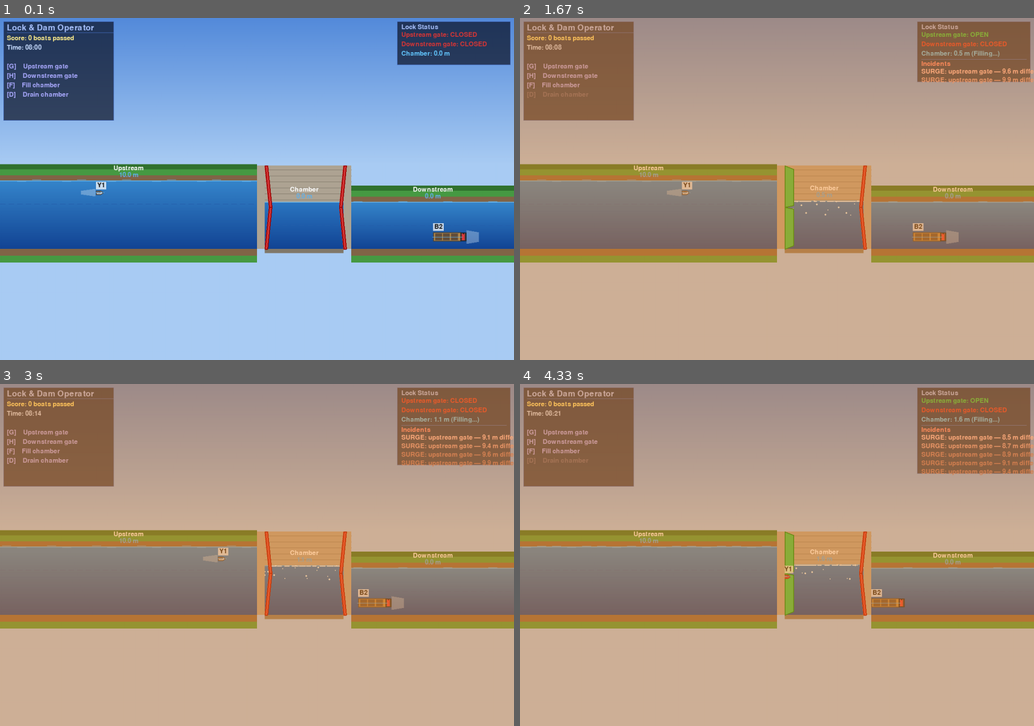
Above: before the commit, frames 1-4 (two rows, left to right).
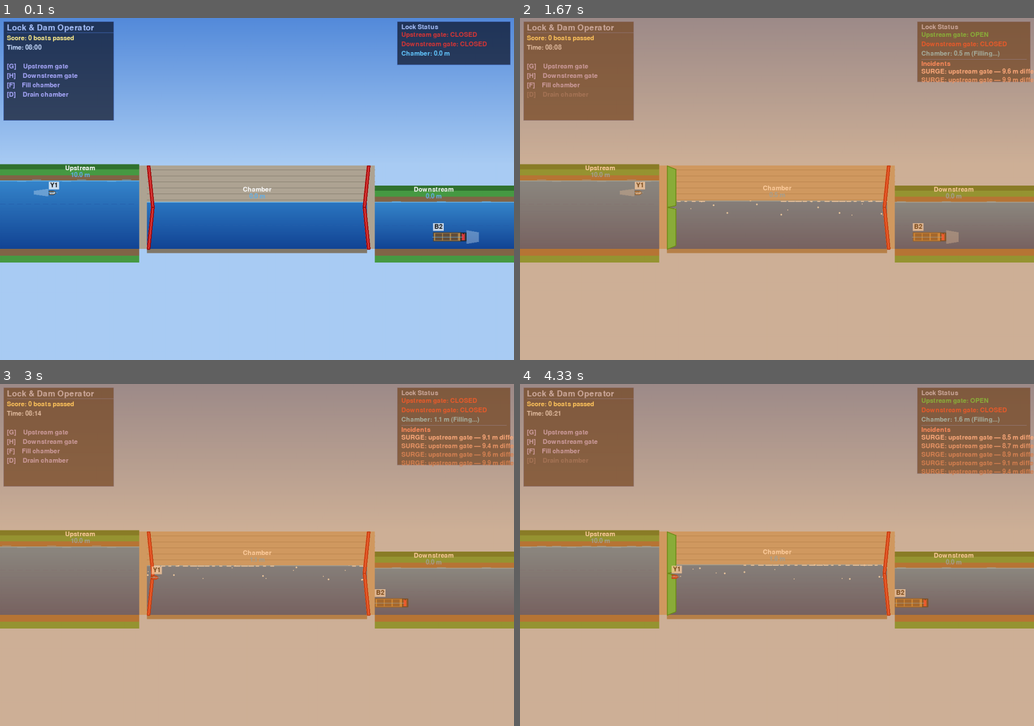
Above: after the commit, the same moments.

Repository: roadwarrior99/lock-simulator
Game: pygame game, started from game.py
Two runs of this game, one before a commit and one after it. Both use one fixed random seed, a clock stepped at 60 frames per second and the inputs below.
Inputs:
- Up to frame 1 (0.1 s): no input
- Up to frame 2 (1.67 s): tap F at 0.33 s; tap G at 0.67, 1, 1.4 s
- Up to frame 3 (3 s): tap G at 1.7, 1.9, 2.23, 2.53, 2.73 s; tap F at 1.98 s
- Up to frame 4 (4.33 s): tap G at 3.03, 3.3, 3.63, 3.93, 4.07 s; tap F at 3.38 s

The runs differ from the first frame. In frame 1, 6.3% of the frame differs, in the area x 6-97%, y 42-72%; in frame 2, 6.1%; in frame 3, 5.8%; in frame 4, 6.2%.

Commit message:
steamboat

Diff:
--- a/boat.py
+++ b/boat.py
@@ -52,3 +52,7 @@
 class Barge(Boat):
     def __init__(self, name, length=60):
         super().__init__(name, length, 10, 3, "barge")
+
+class PaddleBoat(Boat):
+    def __init__(self, name):
+        super().__init__(name, 35, 12, 2.5, "paddleboat")
--- a/game.py
+++ b/game.py
@@ -3,7 +3,7 @@
 import math
 import random
 from lock_and_dam import LockAndDam
-from boat import Yacht, Barge, Kayak
+from boat import Yacht, Barge, Kayak, PaddleBoat
 from waterway import Canal
 
 
@@ -63,6 +63,7 @@
             "Yacht": (230, 230, 230),
             "Barge": (175, 135,  75),
             "Kayak": (235,  95,  35),
+            "PaddleBoat": (180, 60, 60),
         }
 
         # ── Simulation ────────────────────────────────────────────────────────
@@ -70,8 +71,8 @@
         self.canal     = Canal("Main Canal")
         self.agents    = []
 
-        self.lock_start = 500    # upstream gate (sim coords)
-        self.lock_end   = 700    # downstream gate
+        self.lock_start = 250    # upstream gate (sim coords)
+        self.lock_end   = 750    # downstream gate
 
         # ── Shore-view layout constants ───────────────────────────────────────
         # sim x ∈ [0, 1000]  →  screen x ∈ [50, 1150]
@@ -104,7 +105,7 @@
         self.fnt_sm = pygame.font.Font(None, 22)
 
         # Seed two initial boats
-        self._spawn_boat( 1, 150)
+        self._spawn_boat( 1,  50)
         self._spawn_boat(-1, 880)
 
     # ── Coordinate helpers ────────────────────────────────────────────────────
@@ -312,10 +313,10 @@
                 self._draw_boat_shore(ag, up_y, dn_y, lk_y, lk_sx, lk_ex)
 
         # Water level labels
-        self._wl_label(lk_sx // 2, up_y, "Upstream", self.lock_dam.upstream_level)
-        self._wl_label(lk_ex + (self.width - lk_ex) // 2, dn_y,
+        self._wl_label((self._sx_offset + lk_sx) // 2, up_y, "Upstream", self.lock_dam.upstream_level)
+        self._wl_label((lk_ex + self._sx(1000)) // 2, dn_y,
                        "Downstream", self.lock_dam.downstream_level)
-        self._wl_label(lk_sx + lk_w // 2, lk_y,
+        self._wl_label((lk_sx + lk_ex) // 2, lk_y,
                        "Chamber", self.lock_dam.lock_chamber_level)
 
     def _draw_miter_gate(self, gate_x, wall_top, floor_y, is_open, faces_right):
@@ -473,6 +474,68 @@
                 # Nav light on tug
                 pygame.draw.circle(self.screen, self.WHITE, (tx + tug_w//2, ty_tug), 2)
 
+        elif vtype == "paddleboat":
+            # Chunky rectangular hull with rounded bow
+            bow_w = max(10, bw // 4)
+            if ag.direction == 1:
+                pts = [(bx, ty), (bx + bw - bow_w, ty), (bx + bw, hull_y), (bx + bw - bow_w, by), (bx, by)]
+            else:
+                pts = [(bx + bow_w, ty), (bx + bw, ty), (bx + bw, by), (bx + bow_w, by), (bx, hull_y)]
+            pygame.draw.polygon(self.screen, hull_col, pts)
+            pygame.draw.polygon(self.screen, outline,  pts, 2)
+
+            # Cabin - large and central
+            cab_w, cab_h = bw // 1.5, bh - 6
+            cx_off = (bw - cab_w) // 2
+            pygame.draw.rect(self.screen, self._dim((220, 210, 190), mult), (bx + cx_off, hull_y - cab_h // 2, cab_w, cab_h))
+            pygame.draw.rect(self.screen, outline, (bx + cx_off, hull_y - cab_h // 2, cab_w, cab_h), 1)
+
+            # Windows (glowing at night)
+            win_col = (255, 240, 150) if is_dark else self._dim((100, 150, 200), mult)
+            for i in range(4):
+                wx = bx + cx_off + 4 + i * (cab_w - 8) // 4
+                pygame.draw.rect(self.screen, win_col, (wx, hull_y - cab_h // 2 + 3, (cab_w - 12) // 4, cab_h - 6))
+
+            # Paddle wheel in the back
+            wheel_w, wheel_h = max(12, bw // 6), bh + 4
+            if ag.direction == 1:
+                wx = bx - wheel_w + 2
+            else:
+                wx = bx + bw - 2
+
+            # Animation for wheel
+            wheel_rot = self.time * 8 if ag.is_moving else 0
+            wheel_col = self._dim((80, 40, 20), mult)
+            pygame.draw.rect(self.screen, wheel_col, (wx, hull_y - wheel_h // 2, wheel_w, wheel_h))
+            pygame.draw.rect(self.screen, outline, (wx, hull_y - wheel_h // 2, wheel_w, wheel_h), 1)
+            # Spokes/Blades
+            for i in range(4):
+                angle = wheel_rot + i * (math.pi / 2)
+                offset = int(math.sin(angle) * (wheel_h // 2 - 2))
+                pygame.draw.line(self.screen, outline, (wx + 2, hull_y + offset), (wx + wheel_w - 2, hull_y + offset), 1)
+
+            # Smoke stacks
+            stack_col = self._dim((40, 40, 40), mult)
+            for i in range(2):
+                sx = bx + cx_off + (cab_w // 3) * (i + 1) - 2
+                sy = hull_y - cab_h // 2 - 8
+                pygame.draw.rect(self.screen, stack_col, (sx, sy, 4, 10))
+                # Animated smoke
+                if ag.is_moving:
+                    for s in range(3):
+                        st = (self.time * 2 + s * 0.5) % 1.5
+                        smoke_size = 2 + st * 4
+                        smoke_alpha = int(255 * (1 - st / 1.5))
+                        smoke_surf = pygame.Surface((smoke_size * 2, smoke_size * 2), pygame.SRCALPHA)
+                        pygame.draw.circle(smoke_surf, (150, 150, 150, smoke_alpha), (smoke_size, smoke_size), smoke_size)
+                        self.screen.blit(smoke_surf, (sx + 2 - smoke_size, sy - 5 - st * 20))
+
+            if is_dark:
+                # Nav lights
+                lx = bx + bw - 4 if ag.direction == 1 else bx + 4
+                l_col = self.GREEN if ag.direction == 1 else self.RED
+                pygame.draw.circle(self.screen, l_col, (lx, hull_y - 2), 2)
+
         else: # Default trapezoid
             bow_cut = max(4, bw // 5)
             if ag.direction == 1:
@@ -541,11 +604,11 @@
         is_night = h < 6.0 or h > 20.0
 
         if is_night:
-            # 90% Barge, 10% Yacht, 0% Kayak
-            cls = random.choices([Barge, Yacht], weights=[0.9, 0.1])[0]
+            # 70% Barge, 20% PaddleBoat, 10% Yacht, 0% Kayak
+            cls = random.choices([Barge, PaddleBoat, Yacht], weights=[0.7, 0.2, 0.1])[0]
         else:
             # Equal probability during the day
-            cls = random.choice([Yacht, Barge, Kayak])
+            cls = random.choice([Yacht, Barge, Kayak, PaddleBoat])
 
         name = f"{cls.__name__[0]}{self._boat_counter}"
         boat = cls(name)
